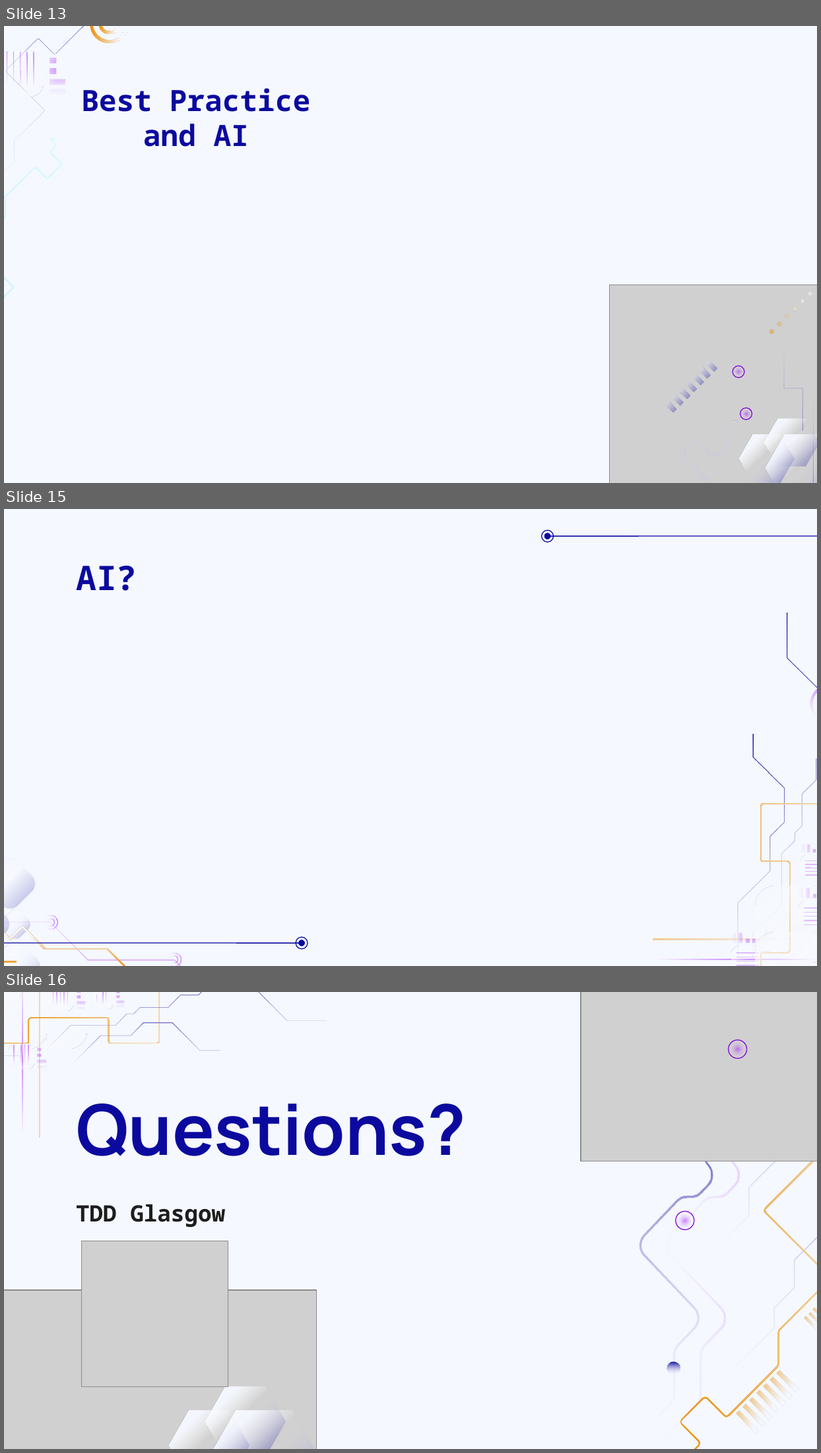
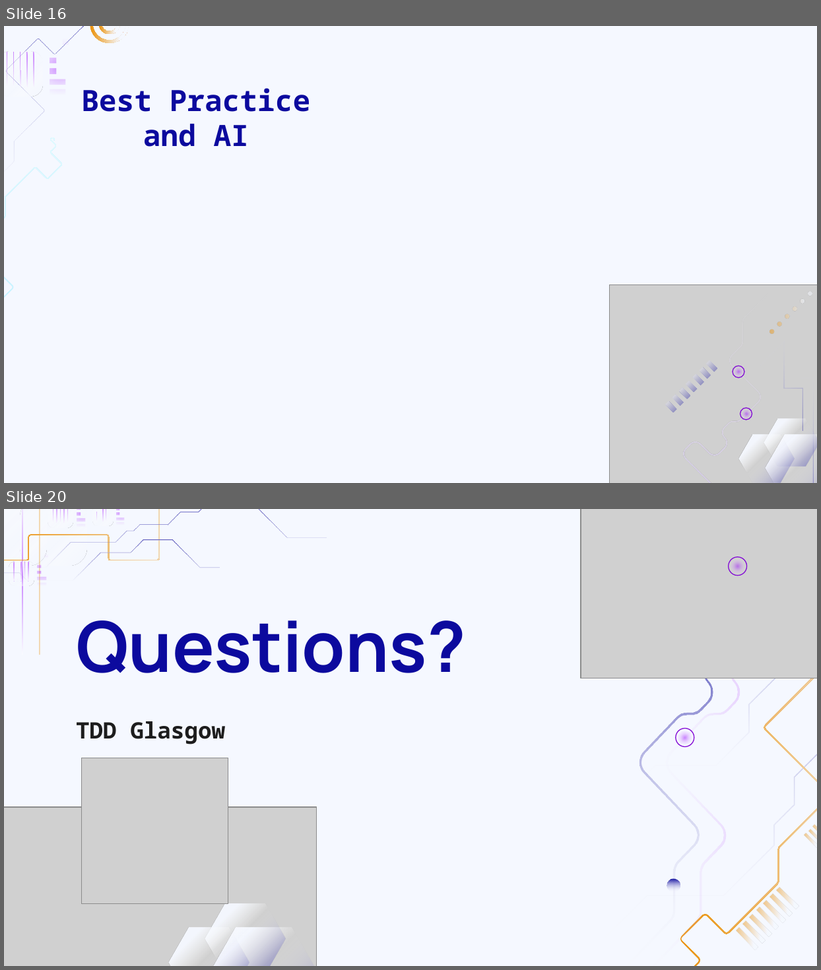
Before and after one commit to keithharrisonuk/Presentations, a slide deck: Software Development Best Practices Talk/Best Practice Talk.odp. Shown one above the other, each under a label of ours: slides 13, 15 and 16 before the commit, slides 16 and 20 after it; the slides between them are not shown. The pictures are 821x1453 and 821x970 pixels, drawn with LibreOffice and Linux fonts; fonts in the diff are those of the drawing; grey boxes stand for pictures; background and template pictures are left out. Boxes give left, top, right and bottom in pixels: in the first picture for what was removed or moved away, otherwise in the second. Text is boxed around its words. In the diff, an @@ line names an element or a change of style, - is before the commit and + after.

```diff
--- a/Software Development Best Practices Talk/Best Practice Talk.odp
+++ b/Software Development Best Practices Talk/Best Practice Talk.odp
@@ slide 15 removed at (4, 509, 817, 966), background #F5F8FF @@
@@ ellipse removed at (541, 530, 554, 543) @@
@@ ellipse removed at (544, 533, 550, 539) @@
@@ line removed from (817, 536) to (550, 536) @@
@@ title removed at (76, 566, 137, 591) @@
-AI?
@@ group removed at (571, 612, 817, 966): 29 freeform shapes @@
@@ group removed at (4, 858, 308, 966): 10 freeform shapes, 2 ellipses, 1 line @@
@@ what was slide 13 is now slide 16 @@
@@ what was slide 16 is now slide 20 @@
```
Also in this commit, not shown: 9 slides changed, 6 slides added, 1 other slide removed.
